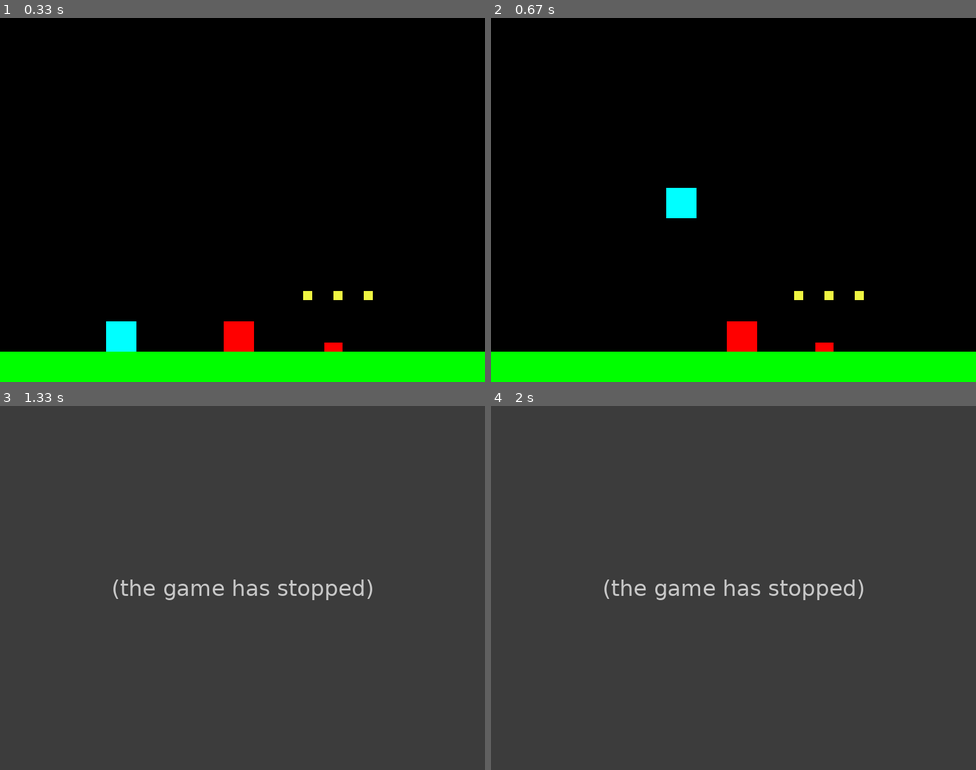
Above: before the commit, frames 1-4 (two rows, left to right).
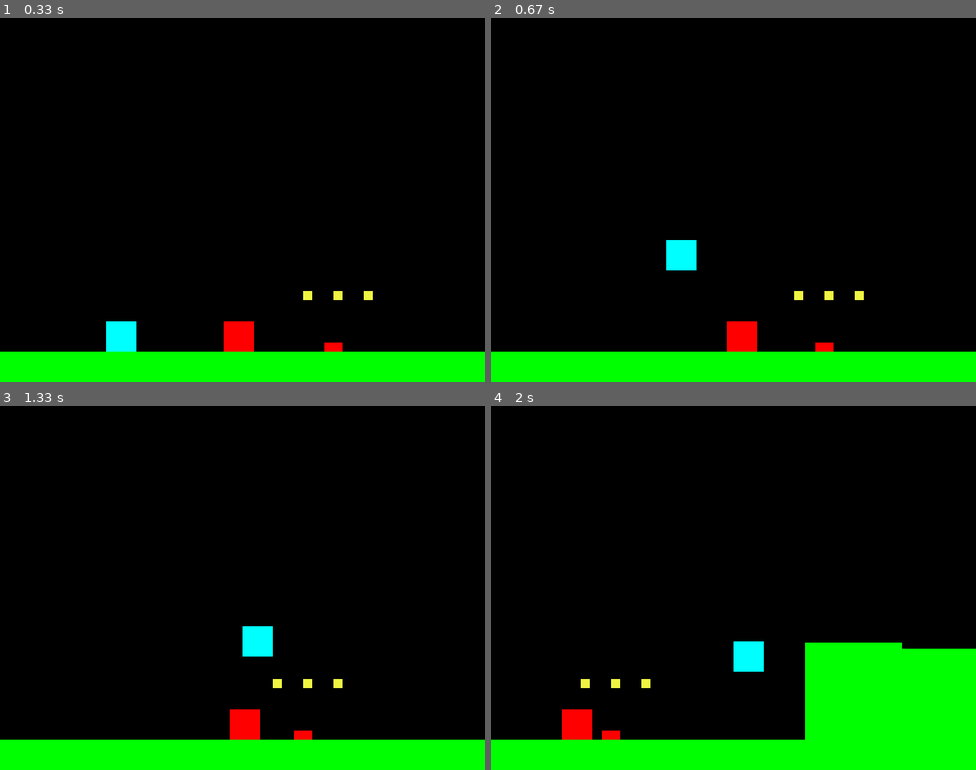
Above: after the commit, the same moments.

Repository: Rundumu/pygame-sonic-clone
Game: pygame game, started from main.py
Two runs of this game, one before a commit and one after it. Both use one fixed random seed, a clock stepped at 60 frames per second and the inputs below.
Inputs:
- Up to frame 1 (0.33 s): no input
- Up to frame 2 (0.67 s): hold Space from 0.33 s (still down); hold Right from 0.33 s (still down)
- Up to frame 3 (1.33 s): release Space at 0.8 s; release Right at 0.8 s; tap Space at 0.83, 1.23 s; hold Right from 1.17 s (still down)
- Up to frame 4 (2 s): tap Space at 1.53, 1.73 s; release Right at 1.63 s; hold Right from 1.67 s (still down)

Frame 1 is identical in both runs. In frame 2, 1.0% of the frame differs, in the area x 36-43%, y 46-70%; in frame 3, 100%, in the area x 0-100%, y 0-100%; in frame 4, 100%.
Error before the commit: TypeError: 'Pressed' object doesn't support item deletion (sprites.py line 38); the game stopped at 1.23 s (later frames are placeholders)

Commit message:
added a jump limiter now need to figure out how to determine if need to jump

Diff:
--- a/main.py
+++ b/main.py
@@ -136,6 +136,13 @@
     for event in pygame.event.get():
         if event.type == pygame.QUIT:
             running = False
+        if event.type == pygame.KEYDOWN:
+            if event.key == pygame.K_SPACE:
+                s.jump()
+
+        if event.type == pygame.KEYUP:
+            if event.key == pygame.K_SPACE:
+                s.limit_jump()
 
     # update
     #ramps.update()
--- a/sprites.py
+++ b/sprites.py
@@ -21,6 +21,16 @@
         self.radians = 0
         self.circ_vel = -20
 
+    def jump(self):
+        if self.jumping == False:
+            self.jumping = True
+            self.vel.y = -10
+
+    def limit_jump(self):
+        self.jumping = False
+        if self.vel.y < -3:
+            self.vel.y = 0
+
     def update(self):
         self.acc = vec(0, GRAVITY)
         keys = pygame.key.get_pressed()
@@ -30,14 +40,14 @@
         if keys[pygame.K_RIGHT]:
             self.acc.x = ACCEL
             self.faster()
-        if keys[pygame.K_SPACE]:
-            now = pygame.time.get_ticks()
-            self.acc.y = -ACCEL
-            self.jumping = True
-            if now - self.last_update > 1000:
-                del keys[pygame.K_SPACE]
-        if not keys[pygame.K_SPACE]:
-            self.limit_jump()
+        # if self.jumping == False and keys[pygame.K_SPACE]:
+        #     self.acc.y = -ACCEL
+        #     self.jumping = True
+        # if self.jumping == True:
+        #     if self.vel.y < -3:
+        #         self.vel.y = -3
+        #         self.jumping = False
+
 
 
         if keys[pygame.K_DOWN]:
@@ -75,11 +85,8 @@
             if self.time_passed >= 3000:
                 self.acc.x /= 0.75
 
-    def limit_jump(self):
-        if self.jumping:
-            if self.vel.y < -3:
-                self.vel.y = -3
-                self.jumping = False
+
+
 
 # environment classes
 class Ground(pygame.sprite.Sprite):
